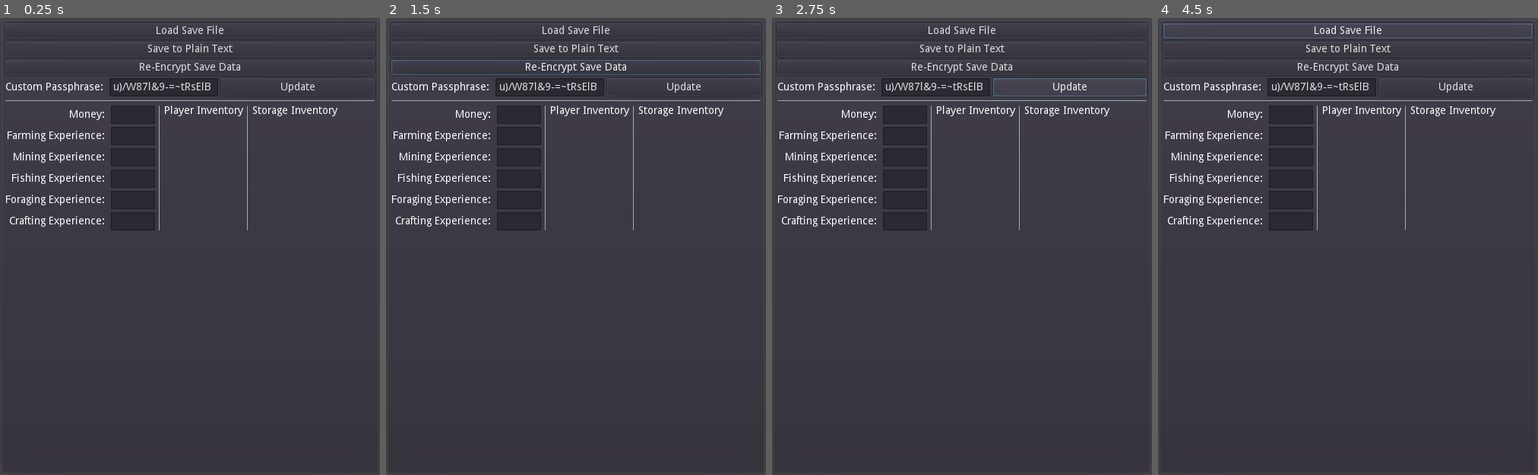
Above: before the commit, frames 1-4 (left to right).
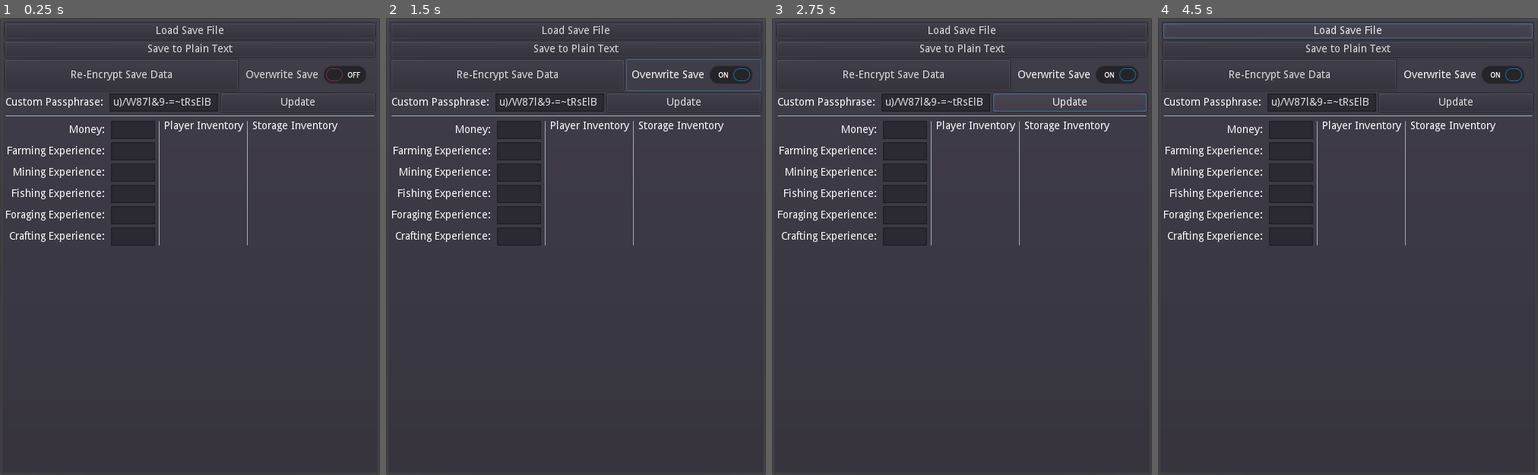
Above: after the commit, the same moments.

Repository: reakain/Sprout-Valley-Save-Editor
Game: Godot game, scene res://Sprite.tscn
The game is run twice, just before and just after one commit, with the same random seed, the same clock (stepped at 60 frames per second) and the same inputs.
Inputs (mouse positions are in pixels of both pictures, inside the frame that each line leads up to):
- Up to frame 1 (0.25 s): no input
- Up to frame 2 (1.5 s): click "Re-Encrypt Save Data" at 0.5 s; click (693, 72) at 1.25 s, where only the run after the commit has a clickable "Overwrite Save"
- Up to frame 3 (2.75 s): click "Update" at 2 s
- Up to frame 4 (4.5 s): click "Update" at 2.75 s; click "Update" at 3.5 s; click "Load Save File" at 4.25 s

The runs differ from the first frame. In frame 1, 4.7% of the frame differs, in the area x 1-99%, y 9-50%; in frame 2, 5.1%; in frame 3, 5.0%; in frame 4, 4.7%.
Error in both runs: Invalid get index 'nodes' (on base: 'Dictionary'). (res://src/file_save.gd:132)

Commit message:
notes

Diff:
--- a/Sprite.tscn
+++ b/Sprite.tscn
@@ -30,18 +30,28 @@
 size_flags_vertical = 0
 text = "Save to Plain Text"
 
-[node name="BtnToEncrypted" type="Button" parent="VBoxContainer"]
+[node name="HBoxContainer2" type="HBoxContainer" parent="VBoxContainer"]
 margin_top = 48.0
 margin_right = 486.0
-margin_bottom = 68.0
-focus_neighbour_top = NodePath("../BtnToPlaintext")
-size_flags_vertical = 0
+margin_bottom = 88.0
+alignment = 2
+
+[node name="BtnToEncrypted" type="Button" parent="VBoxContainer/HBoxContainer2"]
+margin_right = 306.0
+margin_bottom = 40.0
+size_flags_horizontal = 3
 text = "Re-Encrypt Save Data"
 
+[node name="CheckButton" type="CheckButton" parent="VBoxContainer/HBoxContainer2"]
+margin_left = 310.0
+margin_right = 486.0
+margin_bottom = 40.0
+text = "Overwrite Save"
+
 [node name="HBoxPassphrase" type="HBoxContainer" parent="VBoxContainer"]
-margin_top = 72.0
-margin_right = 486.0
-margin_bottom = 96.0
+margin_top = 92.0
+margin_right = 486.0
+margin_bottom = 116.0
 alignment = 2
 
 [node name="Label" type="Label" parent="VBoxContainer/HBoxPassphrase"]
@@ -64,14 +74,14 @@
 text = "Update"
 
 [node name="HSeparator" type="HSeparator" parent="VBoxContainer"]
-margin_top = 100.0
-margin_right = 486.0
-margin_bottom = 104.0
+margin_top = 120.0
+margin_right = 486.0
+margin_bottom = 124.0
 
 [node name="HBoxContainer" type="HBoxContainer" parent="VBoxContainer"]
-margin_top = 108.0
-margin_right = 486.0
-margin_bottom = 272.0
+margin_top = 128.0
+margin_right = 486.0
+margin_bottom = 292.0
 
 [node name="VBoxContainer" type="VBoxContainer" parent="VBoxContainer/HBoxContainer"]
 margin_right = 197.0
@@ -224,7 +234,7 @@
 [connection signal="resized" from="." to="." method="_on_PanelContainer_resized"]
 [connection signal="pressed" from="VBoxContainer/BtnLoadSave" to="." method="_on_BtnLoadSave_pressed"]
 [connection signal="pressed" from="VBoxContainer/BtnToPlaintext" to="." method="_on_BtnToPlaintext_pressed"]
-[connection signal="pressed" from="VBoxContainer/BtnToEncrypted" to="." method="_on_BtnToEncrypted_pressed"]
+[connection signal="pressed" from="VBoxContainer/HBoxContainer2/BtnToEncrypted" to="." method="_on_BtnToEncrypted_pressed"]
 [connection signal="pressed" from="VBoxContainer/HBoxPassphrase/BtnPassphraseUpdate" to="." method="_on_BtnPassphraseUpdate_pressed"]
 [connection signal="text_changed" from="VBoxContainer/HBoxContainer/VBoxContainer/HBoxMoney/TxtMoney" to="." method="_on_TxtMoney_text_changed"]
 [connection signal="text_changed" from="VBoxContainer/HBoxContainer/VBoxContainer/HBoxFarmingExp/TxtFarmingExp" to="." method="_on_TxtFarmingExp_text_changed"]
